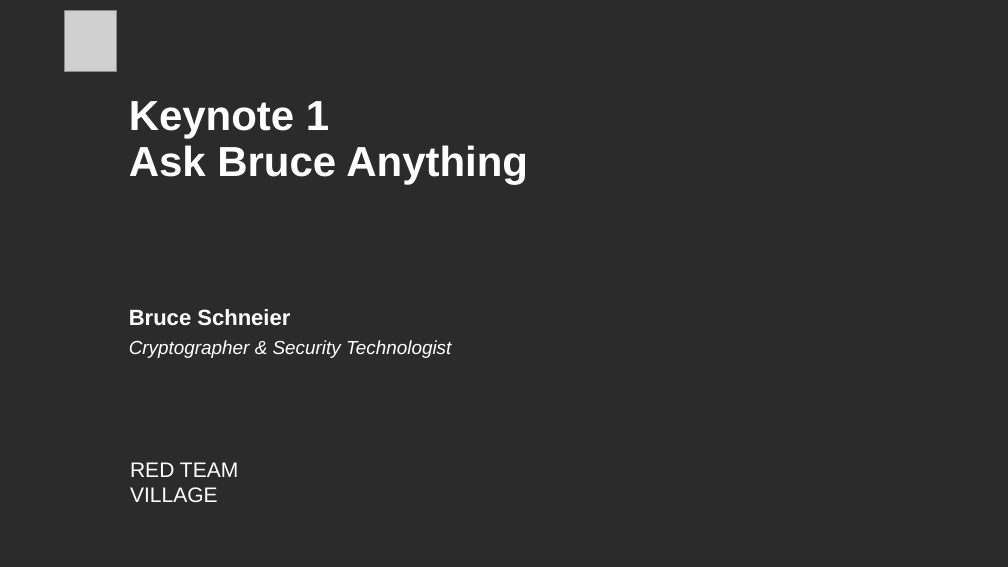
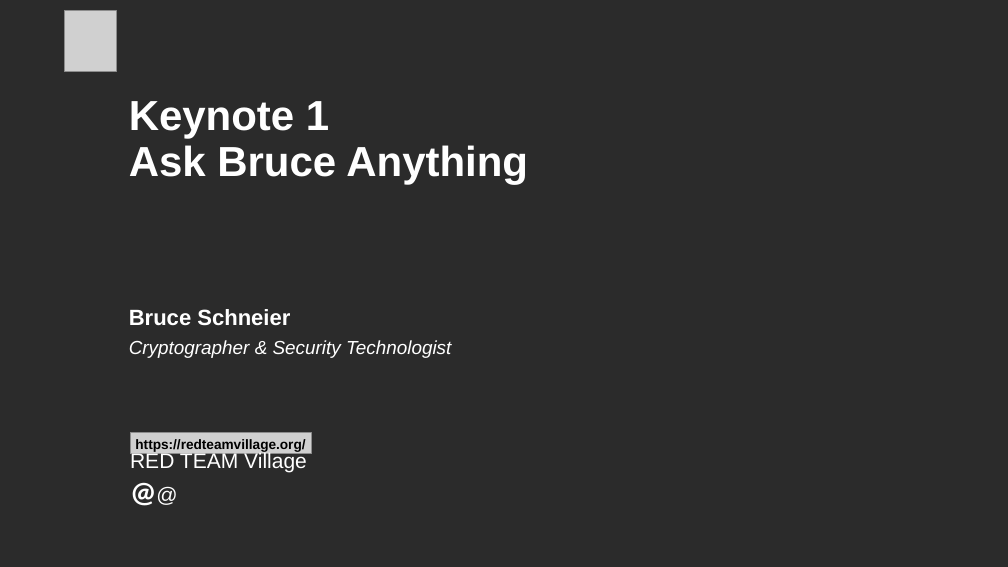
Before and after one commit to RedTeamVillage/redteamvillage, a slide deck: slide 1 of slides/Presentation-template-CyberWeek.pptx. Drawn at 1008x567 pixels with LibreOffice and Linux fonts; fonts in the diff are those of the drawing; grey boxes stand for pictures; background and template pictures are left out; a plain dark background stands for a picture behind light text. Boxes give left, top, right and bottom in pixels: in the first picture for what was removed or moved away, otherwise in the second. Text is boxed around its words. In the diff, an @@ line names an element or a change of style, - is before the commit and + after.

Commit message:
upd

```diff
--- a/slides/Presentation-template-CyberWeek.pptx
+++ b/slides/Presentation-template-CyberWeek.pptx
@@ picture added at <box>130,433,312,454</box> @@
@@ text added at <box>135,439,305,452</box>, 13 pt, text #000000, bold @@
+https://redteamvillage.org/
@@ text at <box>130,452,307,473</box>: text changed @@
-RED TEAM VILLAGE
+RED TEAM Village @@
```
Also in this commit, not shown: 2 other slides changed.
